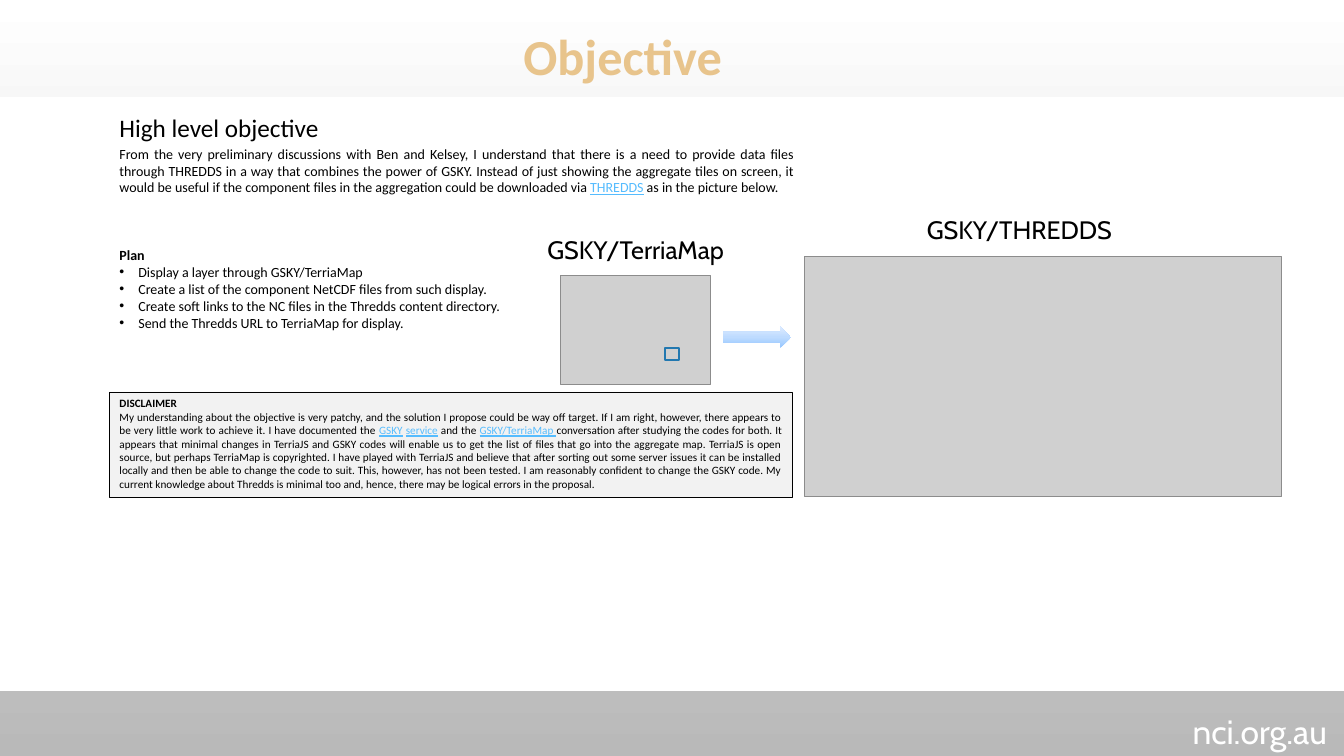
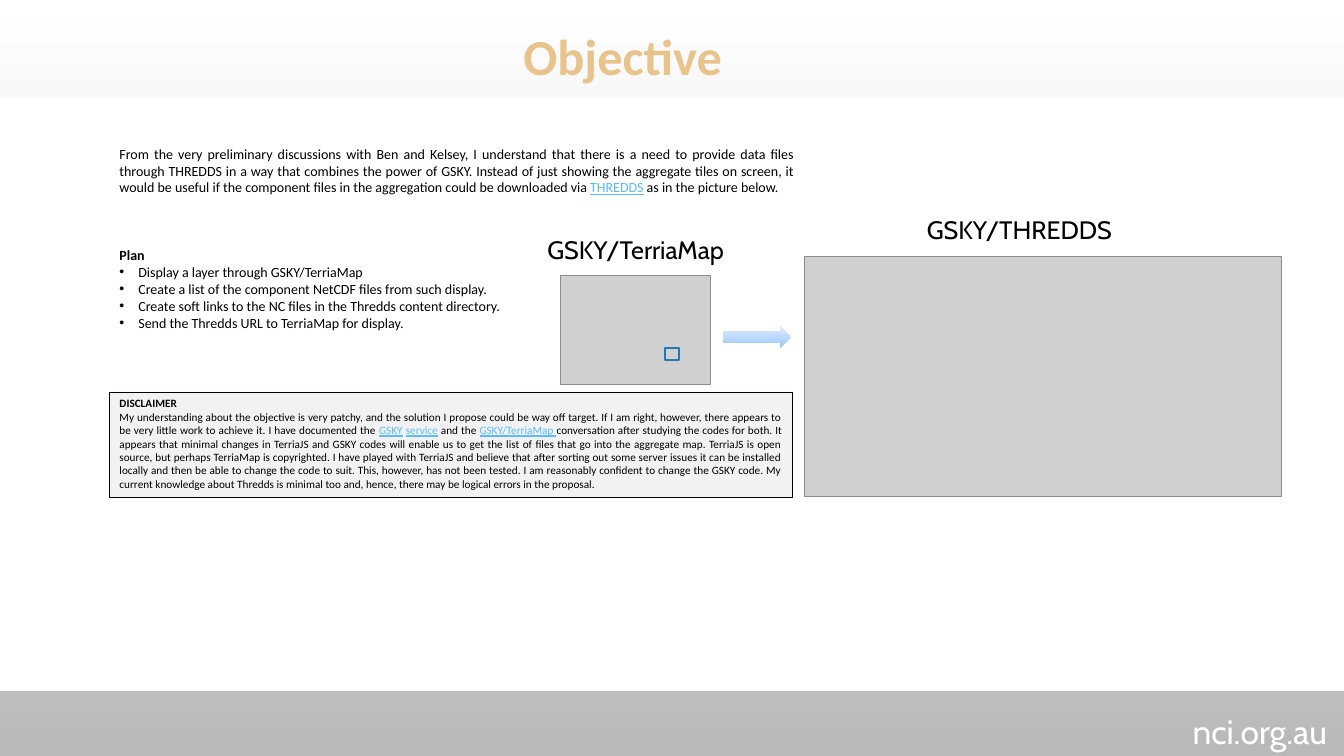
Before and after one commit to nci/gsky, a slide deck: slide 3 of Documents/ows/GSKY-Thredds_Integration.pptx. Drawn at 1344x756 pixels with LibreOffice and Linux fonts; fonts in the diff are those of the drawing; grey boxes stand for pictures; background and template pictures are left out. Boxes give left, top, right and bottom in pixels: in the first picture for what was removed or moved away, otherwise in the second. Text is boxed around its words. In the diff, an @@ line names an element or a change of style, - is before the commit and + after.

```diff
--- a/Documents/ows/GSKY-Thredds_Integration.pptx
+++ b/Documents/ows/GSKY-Thredds_Integration.pptx
@@ text removed at [119,119,318,142] @@
-High level objective
```
Also in this commit, not shown: 3 other slides changed.
